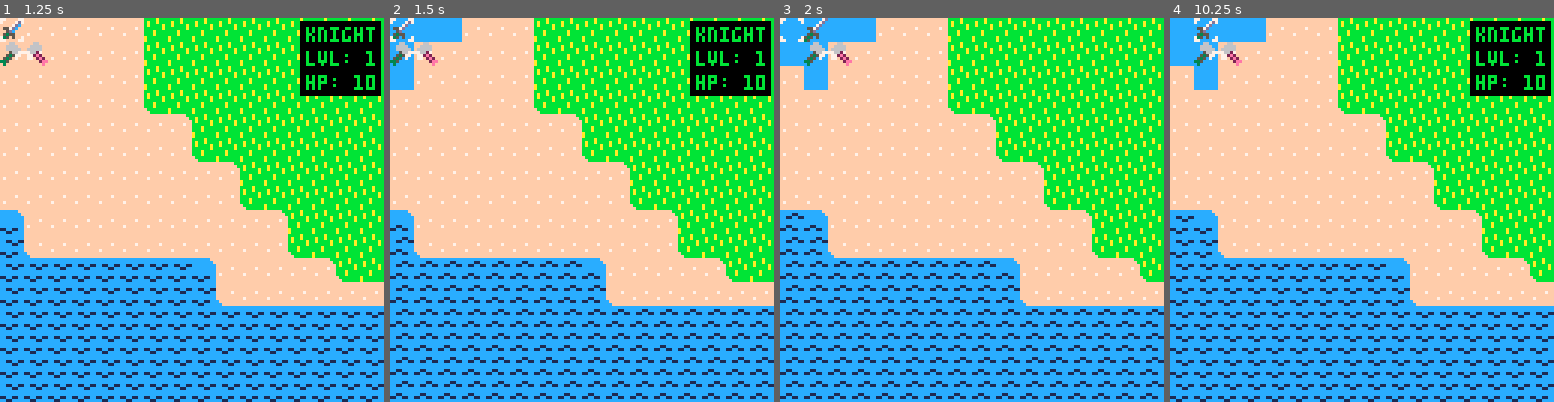
Above: before the commit, frames 1-4 (left to right).
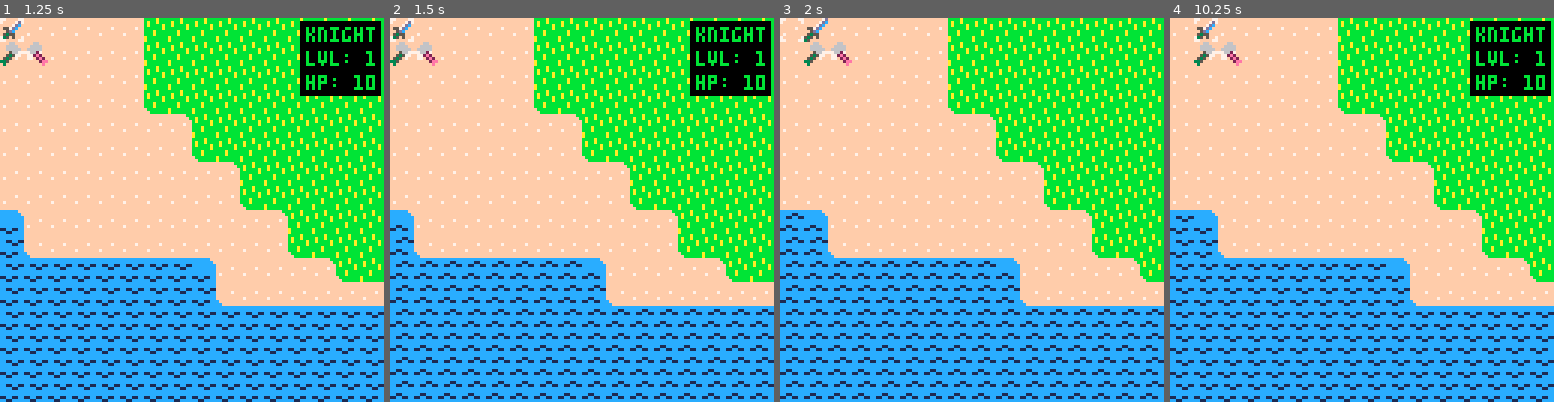
Above: after the commit, the same moments.

Repository: cstephen/PICO-8-Tactics
Game: PICO-8 cartridge tactics.p8
The game is run twice, just before and just after one commit, with the same random seed, the same clock (stepped at 60 frames per second) and the same inputs.
Inputs:
- Up to frame 1 (1.25 s): tap O (Z key) at 0.33, 0.7 s; tap X (X key) at 1.07 s
- Up to frame 2 (1.5 s): tap O (Z key) at 1.43 s
- Up to frame 3 (2 s): hold Left from 1.97 s (still down)
- Up to frame 4 (10.25 s): tap X (X key) every 0.33 s from 2.07 to 10.07 s; tap O (Z key) every 0.88 s from 2.22 to 10.17 s; release Left at 2.37 s; hold Down 2.42-2.82 s; hold Right 2.87-3.53 s; hold Up 3.58-4.08 s; hold Right 4.13-4.53 s; hold Down 4.58-5.08 s; hold Left 5.13-5.8 s; hold Up 5.85-6.18 s; hold Left 6.23-6.63 s; hold Down 6.68-7.08 s; hold Right 7.13-7.8 s; hold Up 7.85-8.35 s; hold Right 8.4-8.8 s; hold Down 8.85-9.35 s; hold Left 9.4-10.07 s; hold Up from 10.12 s (still down)

Frame 1 is identical in both runs. In frame 2, 1.6% of the frame differs, in the area x 0-19%, y 0-19%; in frame 3, 2.3%; in frame 4, 2.4%, in the area x 0-25%, y 0-19%.

Commit message:
Track when a unit has spent their turn and don't let them move again.

Diff:
--- a/tactics.p8
+++ b/tactics.p8
@@ -171,7 +171,9 @@
     if g_moving == false
     and g_attacking == false then
       g_friendly = getunit(g_select.x, g_select.y)
-      if g_friendly != nil and g_friendly.alignment == "good" then
+      if g_friendly != nil
+      and g_friendly.alignment == "good"
+      and g_friendly.turnover == false then
         movespaces(g_friendly.x, g_friendly.y)
       end
     elseif g_moving == true
@@ -190,6 +192,7 @@
         gridclear(g_bg, {sprite = 0})
         g_moving = false
         g_attacking = false
+        g_friendly.turnover = true
       end
     end
   end
@@ -421,6 +424,7 @@
     end
 
     g_battleanimation = nil
+    g_friendly.turnover = true
     return
   end
 
@@ -505,6 +509,7 @@
   new.sprite = g_sprites[base.name][alignment]
   g_typemask[x][y] = alignment
   new.moving = false
+  new.turnover = false
   return new
 end
 
@@ -632,6 +637,8 @@
   local badspaces = explorerange(g_friendly.x, g_friendly.y, g_friendly.attackmin, 0, {"evil"}, {})
   if goodspaces - badspaces > 0 then
     g_attacking = true
+  else
+    g_friendly.turnover = true
   end
 end
 
